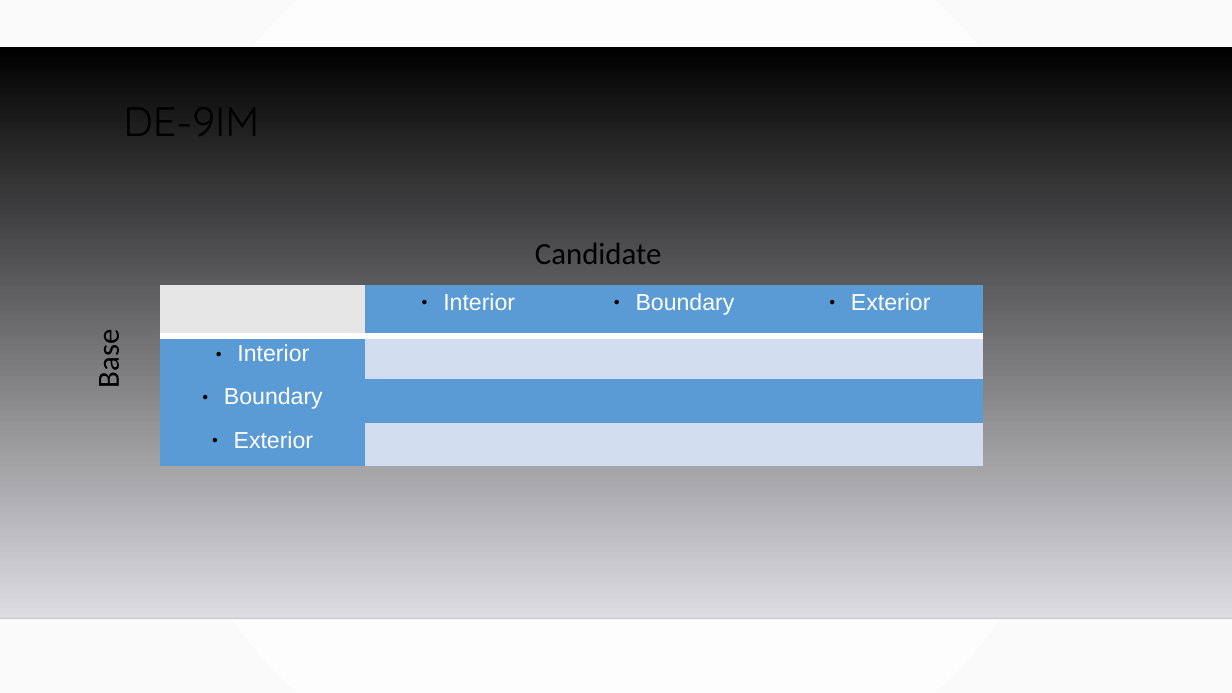
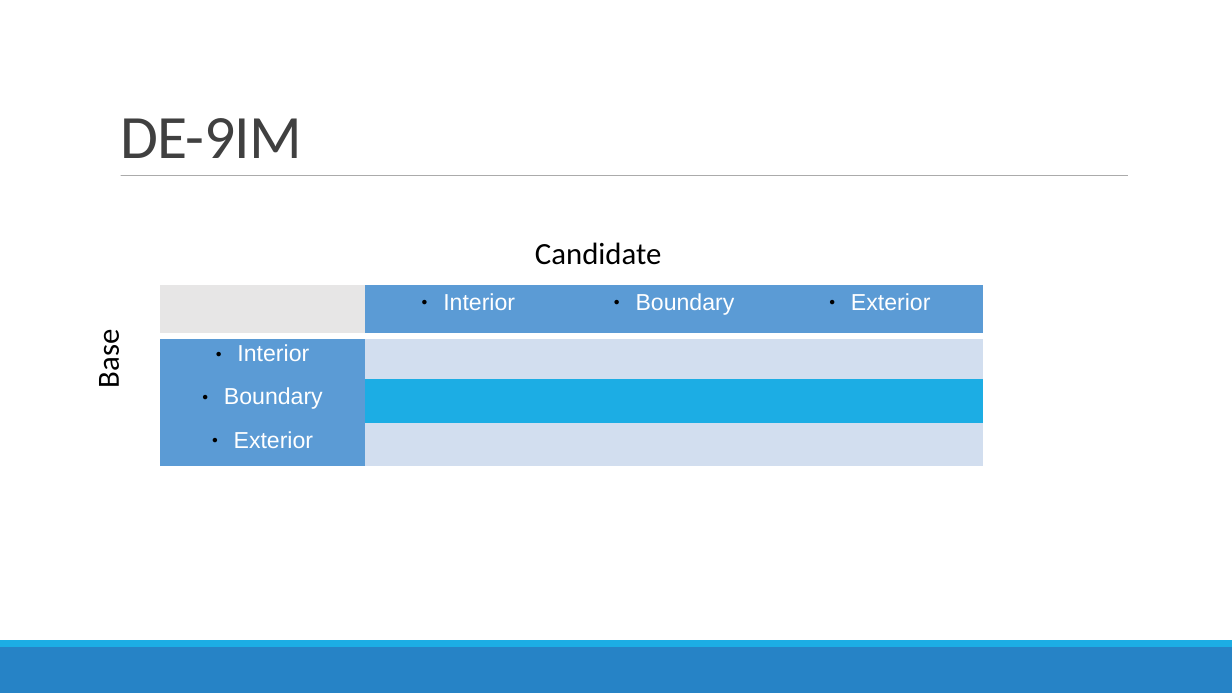
Before and after one commit to MGIS-UMN/GIS5577_week6, a slide deck: slide 7 of Analyzing_Spatial_Data.odp. Drawn at 1232x693 pixels with LibreOffice and Linux fonts; fonts in the diff are those of the drawing; background and template pictures are left out. Boxes give left, top, right and bottom in pixels: in the first picture for what was removed or moved away, otherwise in the second. Text is boxed around its words. In the diff, an @@ line names an element or a change of style, - is before the commit and + after.

```diff
--- a/Analyzing_Spatial_Data.odp
+++ b/Analyzing_Spatial_Data.odp
@@ background gradient #FFFFFF to #FAFAFA to #FFFFFF @@
@@ title "DE-9IM" moved from (x1=123, y1=88, x2=259, y2=149) to (x1=120, y1=118, x2=302, y2=158) @@
@@ title "DE-9IM" at (x1=120, y1=118, x2=302, y2=158): size 32 to 48 pt, font Quicksand to Calibri, text colour #000000 to #404040, letter spacing 0 to -0.5 pt; line spacing 0.9 to 0.85; vertical alignment top to bottom @@
@@ freeform shape removed at (x1=0, y1=47, x2=1232, y2=618) @@
@@ line added from (121, 176) to (1128, 176), #7F7F7F 0.51 pt @@
@@ table at (x1=160, y1=285, x2=984, y2=452) @@
@@ fill #5B9BD5 to #1CADE4 in 3 cells @@
@@ line removed from (0, 618) to (1232, 618) @@
@@ freeform shape added at (x1=0, y1=647, x2=1232, y2=693), fill #2683C6 @@
@@ freeform shape added at (x1=0, y1=640, x2=1232, y2=647), fill #1CADE4 @@
```
Also in this commit, not shown: 25 other slides changed, 2 slides added, 2 slides removed, 6 other files.
